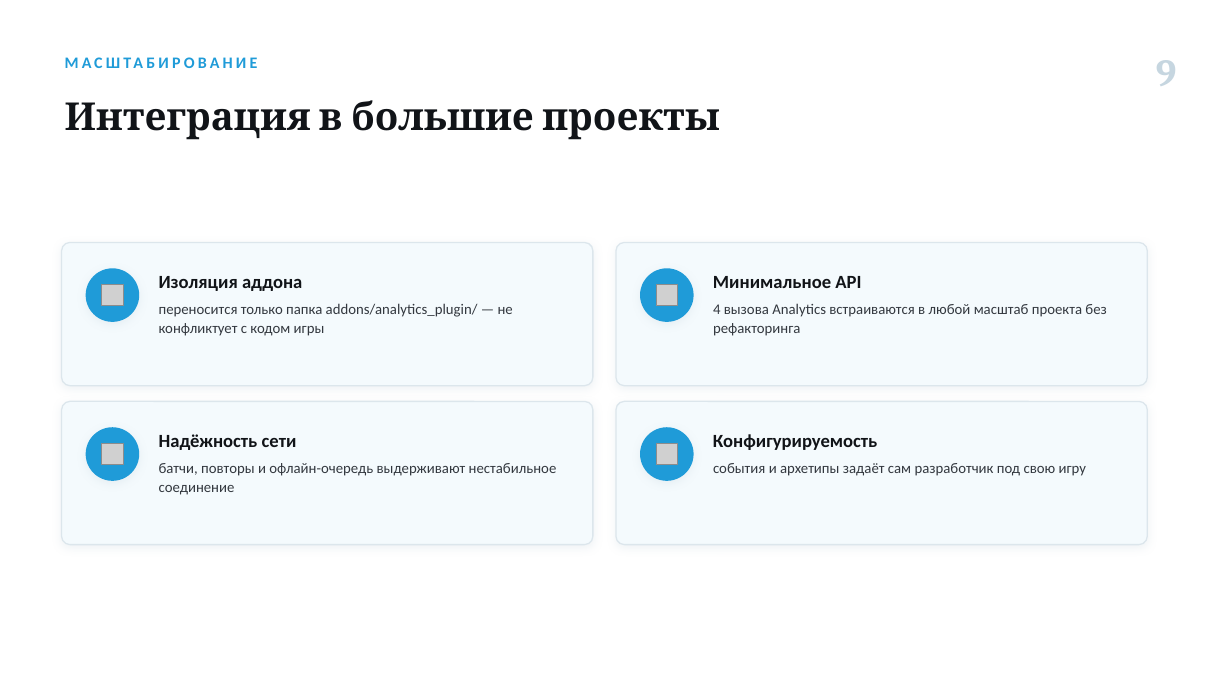
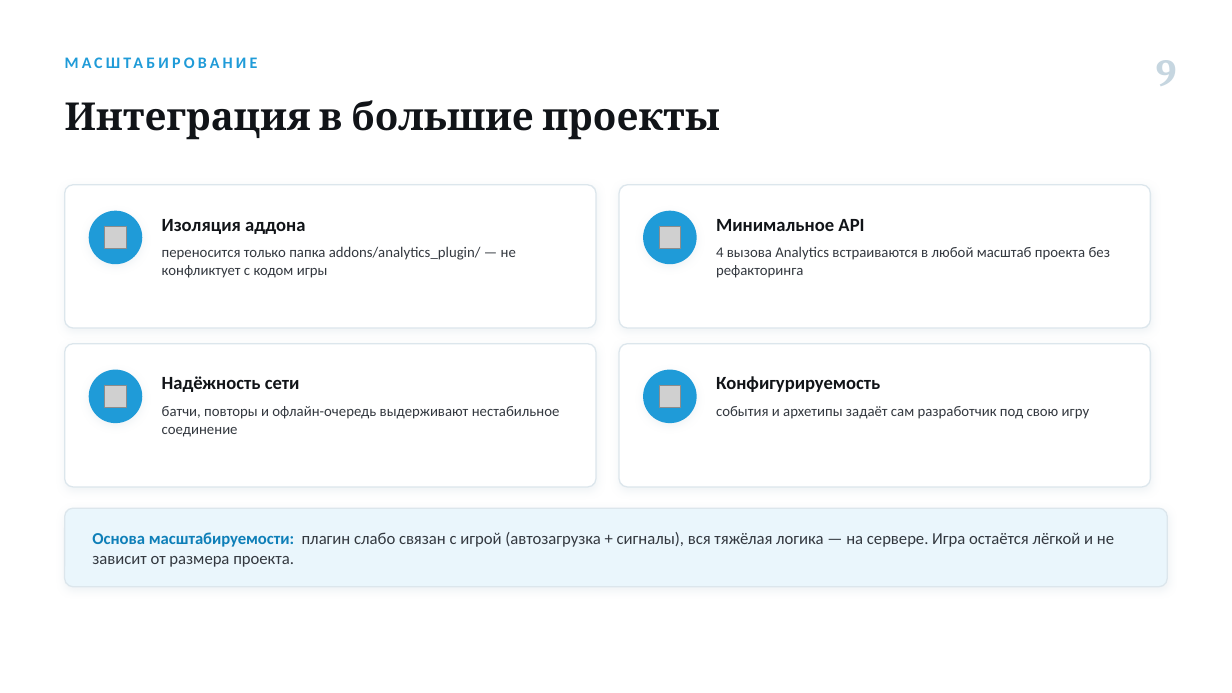
Before and after one commit to Antizi/diplom-Game_Plugs_Ai, a slide deck: slide 9 of presentations/Артамонов_ВКР_телеметрия.pptx. Drawn at 1232x693 pixels with LibreOffice and Linux fonts; fonts in the diff are those of the drawing; grey boxes stand for pictures. Boxes give left, top, right and bottom in pixels: in the first picture for what was removed or moved away, otherwise in the second. Text is boxed around its words. In the diff, an @@ line names an element or a change of style, - is before the commit and + after.

```diff
--- a/presentations/Артамонов_ВКР_телеметрия.pptx
+++ b/presentations/Артамонов_ВКР_телеметрия.pptx
@@ picture: place and size @@
-picture at bbox=[102, 285, 123, 306]
+picture at bbox=[104, 226, 126, 248]
@@ picture: place and size @@
-picture at bbox=[656, 285, 677, 306]
+picture at bbox=[659, 226, 680, 248]
@@ 4 texts, 4 ellipses, 4 rounded rectangles: place and size @@
-4 texts, 4 ellipses, 4 rounded rectangles at bbox=[62, 242, 1148, 544]
+4 texts, 4 ellipses, 4 rounded rectangles at bbox=[65, 185, 1151, 487]
@@ fill #F4FAFD to #FFFFFF in 4 elements at bbox=[65, 185, 596, 328], bbox=[619, 185, 1151, 328], bbox=[65, 344, 596, 487], bbox=[619, 344, 1151, 487] @@
@@ picture: place and size @@
-picture at bbox=[102, 444, 123, 465]
+picture at bbox=[104, 385, 126, 407]
@@ picture: place and size @@
-picture at bbox=[656, 444, 677, 465]
+picture at bbox=[659, 385, 680, 407]
@@ 4 texts: place and size @@
-4 texts at bbox=[713, 276, 1106, 476]
+4 texts at bbox=[716, 219, 1110, 419]
@@ rounded rectangle added at bbox=[65, 508, 1167, 587], fill #EAF6FC, outline #DCE6EC 1 pt @@
@@ text added at bbox=[92, 532, 1114, 567], 13 pt, text #33383F @@
+Основа масштабируемости: плагин слабо связан с игрой (автозагрузка + сигналы), вся тяжёлая логика — на сервере. Игра остаётся лёгкой и не зависит от размера проекта.
```
Also in this commit, not shown: 6 other slides changed, 1 slide added, 1 slide removed, 6 other files.
